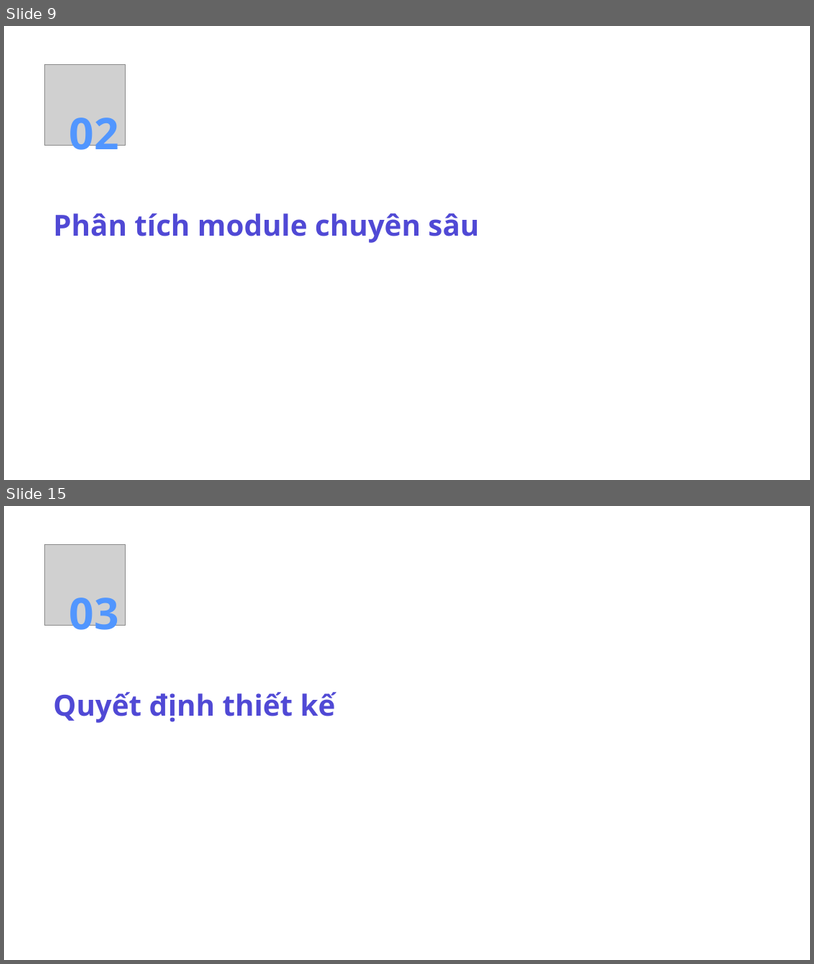
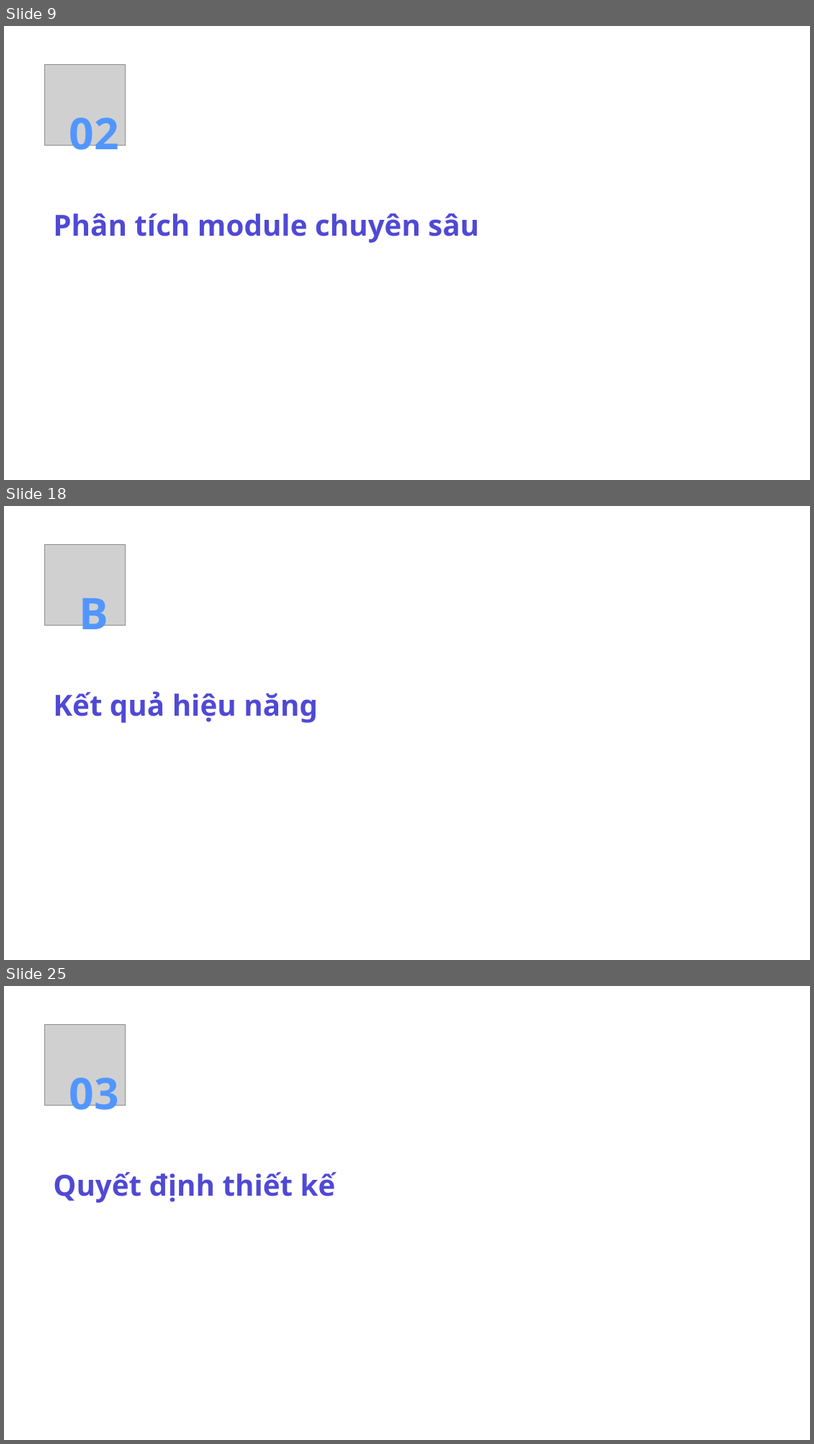
Before and after one commit to octguy/uit-go, a slide deck: docs/uit-go-report-slide.pptx. Shown one above the other, each under a label of ours: slides 9 and 15 before the commit, slides 9, 18 and 25 after it; the slides between them are not shown. The pictures are 814x964 and 814x1444 pixels, drawn with LibreOffice and Linux fonts; fonts in the diff are those of the drawing; grey boxes stand for pictures; background and template pictures are left out. Boxes give left, top, right and bottom in pixels: in the first picture for what was removed or moved away, otherwise in the second. Text is boxed around its words. In the diff, an @@ line names an element or a change of style, - is before the commit and + after.

```diff
--- a/docs/uit-go-report-slide.pptx
+++ b/docs/uit-go-report-slide.pptx
@@ slide 18 added at (x1=4, y1=506, x2=810, y2=960), background picture (left out) @@
@@ picture added at (x1=45, y1=545, x2=126, y2=626) @@
@@ text added at (x1=80, y1=589, x2=109, y2=641), 38.9 pt, text #5196FF, bold @@
+B
@@ text added at (x1=53, y1=691, x2=318, y2=723), 25.9 pt, text #5049D5, bold @@
+Kết quả hiệu năng
@@ what was slide 15 is now slide 25 @@
```
Also in this commit, not shown: 19 other slides added, 5 slides removed, 2 other files.
